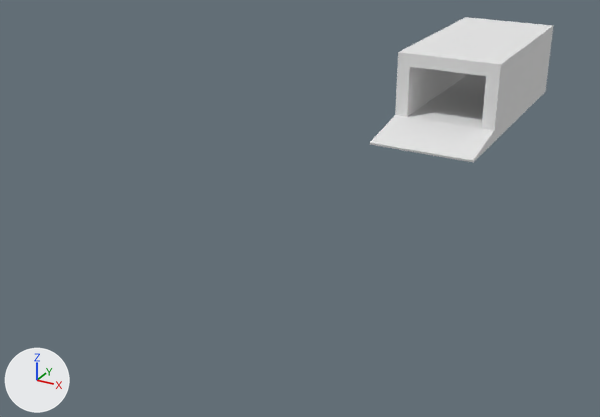
One commit to the Blender file Subspace/Assets/Models/ship.blend: the scene before it, then after it.
Both versions are drawn from a 50 mm camera at (19.9, -67.0, 19.6) aimed at (-5.5, -20.9, -3.4). The axes (+X, +Y, +Z) are drawn at lower left. The lights are the same throughout.
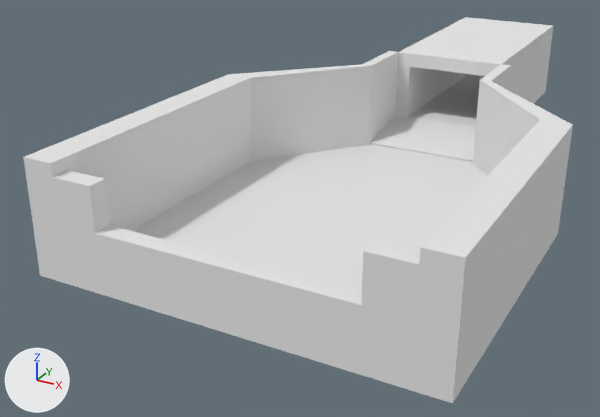
Boxes [x1, y1, x2, y2] around the edits, measured in the pictures (600 x 417 px):
'Cube', reshaped (247% wider, 205% taller)
    before: [395, 17, 553, 143]
    after: [23, 17, 573, 403]
part 1 of me_cube, built on
    before: [400, 51, 536, 143]
    after: [23, 51, 573, 403]

What the commit changed:
me_cube is used by ob_cube; location (0.0, 0.0, 0.0); rotation (1.571, 0.0, 0.0), in degrees (90, 0, 0).
me_cube had 56 vertices, 54 faces and spanned x -4.0..4.0, y -1.0..5.0, z -8.0..8.0.
me_cube now has 184 vertices, 182 faces and spans x -11.7..11.7, y -1.8..5.0, z -8.0..38.9.
Part 1, on me_cube:
16 faces are deleted.
22 vertices are added at x -9.8..9.8, y -1.8..5.0, z 8.0..38.9.
16 new vertices lie (0.0, 0.0, 14.1) away from vertices in x -4.0..4.0, y -1.0..5.0, z -7.0.
6 new vertices lie (0.0, -0.8, 0.0) away from vertices in x -4.0..4.0, y -1.0, z 7.1..8.0.
6 new vertices lie (0.0, 0.0, 4.9) away from vertices in x -4.0..4.0, y -1.8..-1.0, z 8.0.
5 new vertices lie (-0.8, 0.0, 0.0) away from vertices in x -4.0, y -1.8..5.0, z 8.0..12.9.
5 new vertices lie (0.8, 0.0, 0.0) away from vertices in x 4.0, y -1.8..5.0, z 8.0..12.9.
6 new vertices lie (0.0, 0.0, 9.0) away from vertices in x -9.8..9.8, y -1.8..5.0, z 20.0.
6 new vertices lie (0.0, 0.0, 8.7) away from vertices in x -9.8..9.8, y -1.8..5.0, z 29.0.
6 new vertices lie (-2.4, 0.0, 0.0) away from vertices in x 9.8, y -1.8..-1.0, z 20.0..37.7.
8 new vertices lie (0.0, 0.0, 1.2) away from vertices in x -9.8..9.8, y -1.8..5.0, z 37.7.
9 new vertices lie (-1.9, 0.0, 0.0) away from vertices in x -9.8, y -1.8..5.0, z 20.0..38.9.
9 new vertices lie (1.9, 0.0, 0.0) away from vertices in x 9.8, y -1.8..5.0, z 20.0..38.9.
8 new vertices lie (0.0, 0.8, 0.0) away from vertices in x -11.7..11.7, y -1.8, z 12.9..37.7.
8 new vertices lie (-14.8, 0.0, 0.0) away from vertices in x 7.4, y -1.8..-1.0, z 20.0..38.9.
8 new vertices lie (0.0, 5.3, 0.0) away from vertices in x -9.8..9.8, y -1.0, z 37.7..38.9.
144 new faces join them.
